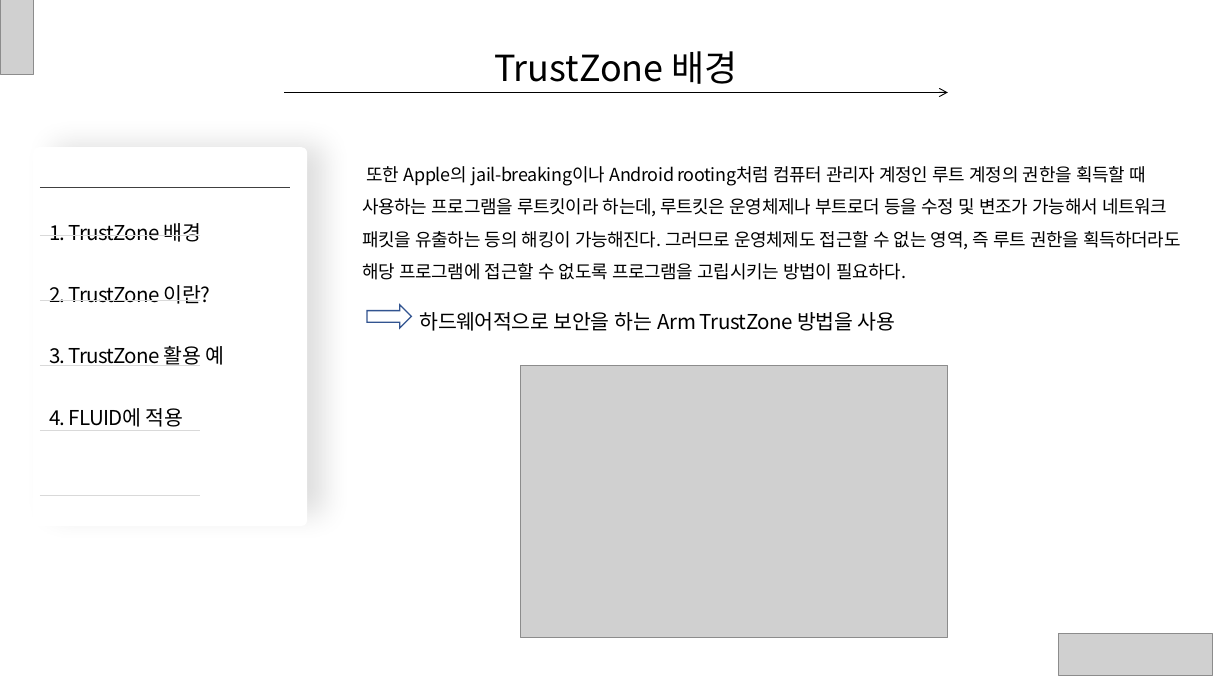
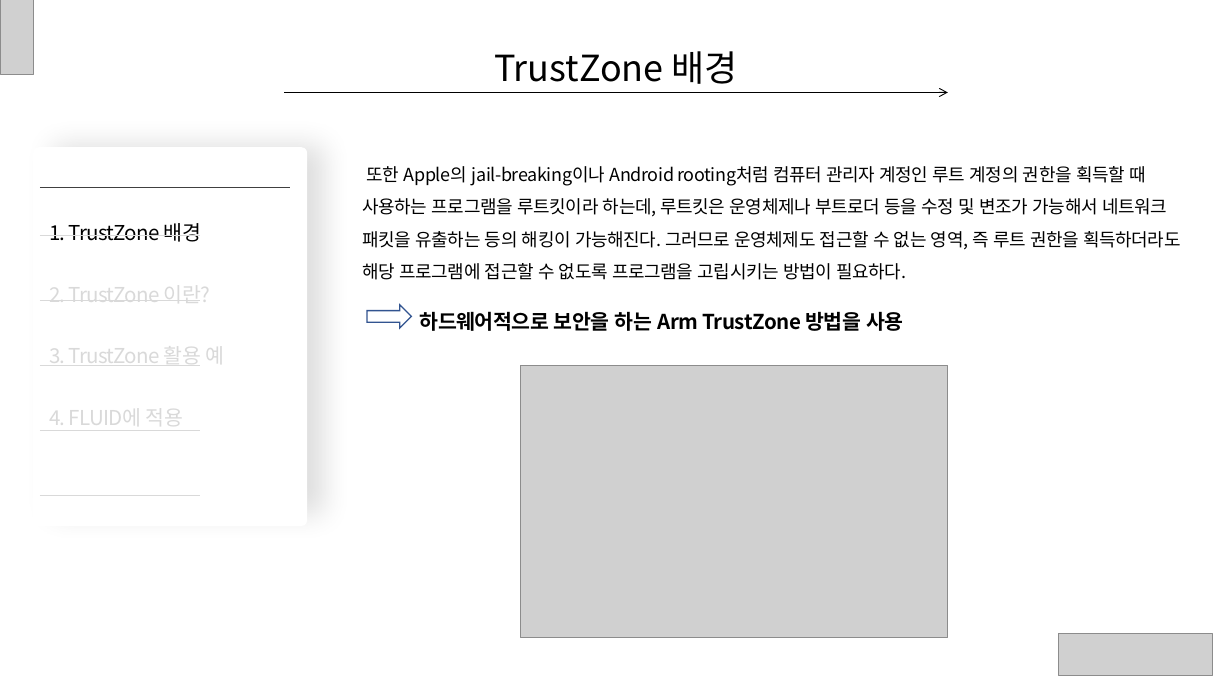
Before and after one commit to ryusangwon/Arm-Trustzone, a slide deck: slide 5 of Trustzone.pptx. Drawn at 1232x693 pixels with LibreOffice and Linux fonts; fonts in the diff are those of the drawing; grey boxes stand for pictures. Boxes give left, top, right and bottom in pixels: in the first picture for what was removed or moved away, otherwise in the second. Text is boxed around its words. In the diff, an @@ line names an element or a change of style, - is before the commit and + after.

```diff
--- a/Trustzone.pptx
+++ b/Trustzone.pptx
@@ text at bbox=[49, 278, 224, 431]: text colour #000000 to #D9D9D9 in "2. TrustZone 이란?", "3. TrustZone 활용 예", "4. FLUID에 적용" @@
@@ text "하드웨어적으로 보안을 하는 Arm TrustZone ..." at bbox=[420, 311, 903, 331]: bold on @@
```
Also in this commit, not shown: 11 other slides changed, 1 slide added, 1 slide removed.
